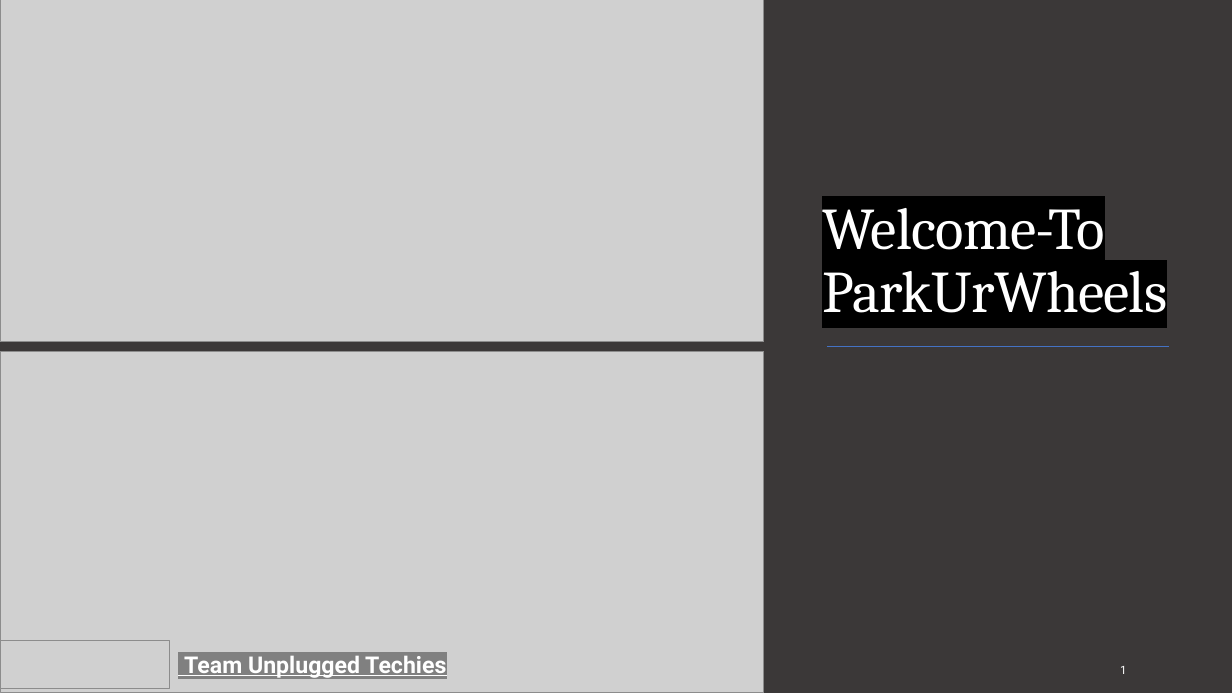
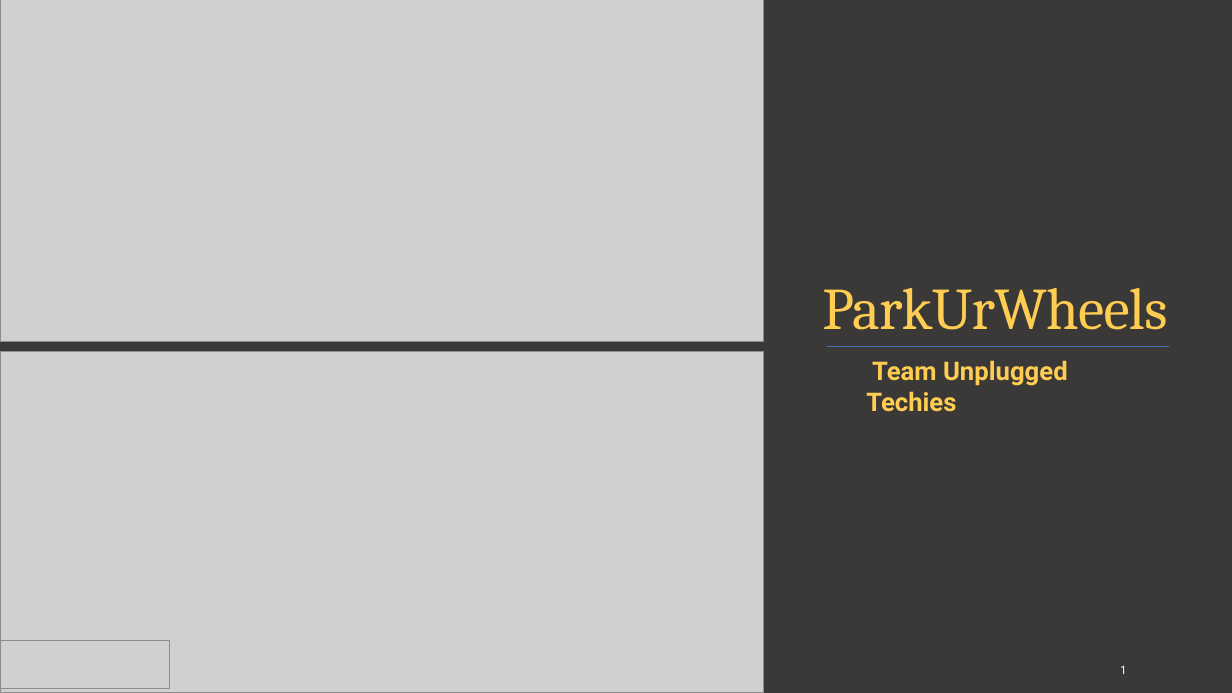
Before and after one commit to rajeshkanaka/parkurwheels, a slide deck: slide 1 of ParkUrWheels PPT.pptx. Drawn at 1232x693 pixels with LibreOffice and Linux fonts; fonts in the diff are those of the drawing; grey boxes stand for pictures. Boxes give left, top, right and bottom in pixels: in the first picture for what was removed or moved away, otherwise in the second. Text is boxed around its words. In the diff, an @@ line names an element or a change of style, - is before the commit and + after.

```diff
--- a/ParkUrWheels PPT.pptx
+++ b/ParkUrWheels PPT.pptx
@@ title at bbox=[822, 288, 1167, 330]: text changed; text colour #FFFFFF to #FECD51 @@
-Welcome-To
-ParkUrWheels
+ParkUrWheels
@@ text "Team Unplugged Techies": place and size @@
-text "Team Unplugged Techies" at bbox=[184, 655, 446, 678]
+text "Team Unplugged Techies" at bbox=[866, 360, 1068, 412]
@@ text "Team Unplugged Techies" at bbox=[866, 360, 1068, 412]: size 18 to 20 pt, text colour #FFFFFF to #FECD51, highlight #808080 to none, underline off @@
```
Also in this commit, not shown: 3 other slides changed, 5 other files.
